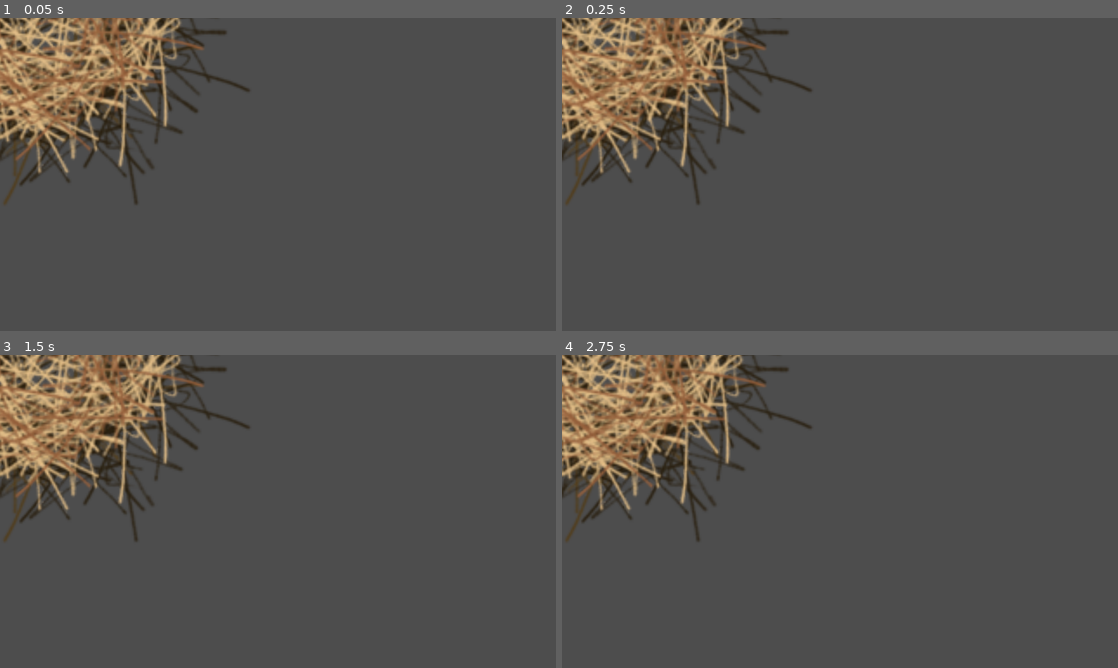
Above: before the commit, frames 1-4 (two rows, left to right).
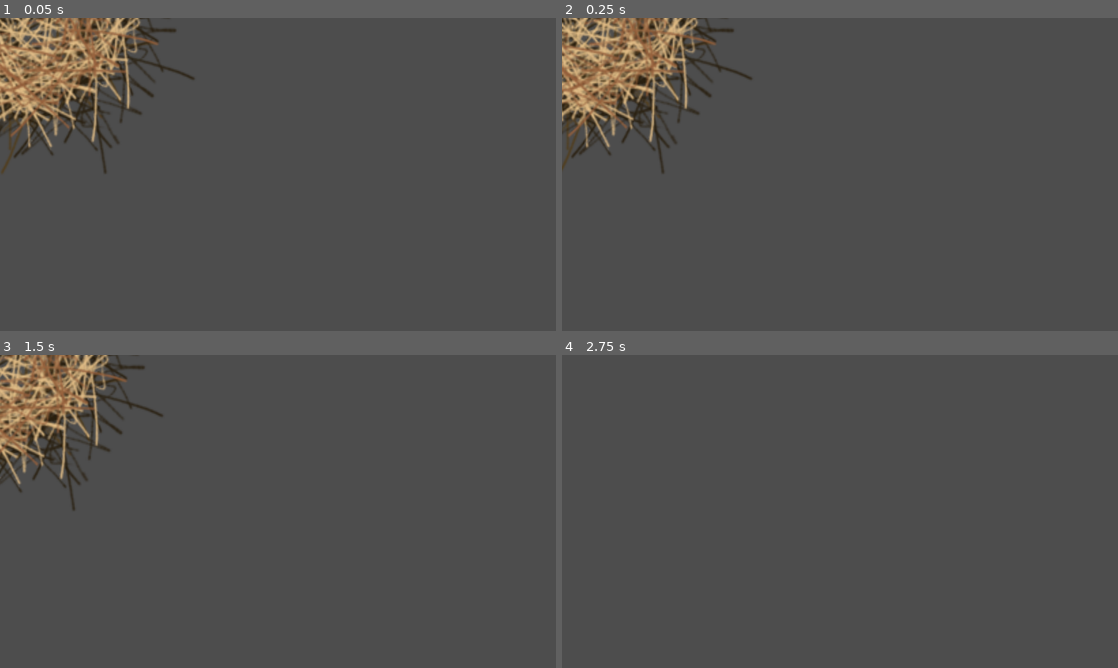
Above: after the commit, the same moments.

Repository: eliasescalante/maremoto
Game: Godot game, scene res://elementosDeNivel/planta.tscn
Two runs of this game, one before a commit and one after it. Both use one fixed random seed, a clock stepped at 60 frames per second and the inputs below. This scene is started directly instead of the project's main scene.
Inputs:
- Up to frame 1 (0.05 s): no input
- Up to frame 2 (0.25 s): no input
- Up to frame 3 (1.5 s): hold Right (ui_right) from 0.53 s (still down); tap Up (ui_up) at 0.77 s
- Up to frame 4 (2.75 s): tap Up (ui_up) at 1.52 s; release Right (ui_right) at 2.03 s; hold Left (ui_left) from 2.03 s (still down)

The runs differ from the first frame. In frame 1, 10% of the frame differs, in the area x 0-45%, y 0-60%; in frame 2, 10%; in frame 3, 11%; in frame 4, 12%.

Commit message:
arreglo a botones - fuentes - agrego planta rodadora escena

Diff:
--- a/credits/credits.tscn
+++ b/credits/credits.tscn
@@ -1,8 +1,11 @@
-[gd_scene load_steps=6 format=3 uid="uid://con2silr7sj0f"]
+[gd_scene load_steps=12 format=3 uid="uid://con2silr7sj0f"]
 
 [ext_resource type="Script" path="res://credits/credits.gd" id="1_wrqmq"]
 [ext_resource type="FontFile" uid="uid://dejnru75y2jx6" path="res://lore_intro/IndieFlower-Regular.ttf" id="2_l1rsi"]
 [ext_resource type="Texture2D" uid="uid://1vmvkwu55vwc" path="res://win-lose/close curtain.png" id="3_3hswl"]
+[ext_resource type="Texture2D" uid="uid://dhwu8yukj3owb" path="res://main/start buttom.png" id="3_o7ey4"]
+[ext_resource type="Texture2D" uid="uid://biditfpugh0x8" path="res://main/credits buttom.png" id="4_nx0gp"]
+[ext_resource type="Texture2D" uid="uid://bypr4bcvb0v6s" path="res://main/cargarpartida buttom.png" id="5_cqanf"]
 
 [sub_resource type="LabelSettings" id="LabelSettings_t5hfv"]
 font = ExtResource("2_l1rsi")
@@ -11,6 +14,27 @@
 [sub_resource type="LabelSettings" id="LabelSettings_61oog"]
 font = ExtResource("2_l1rsi")
 font_size = 54
+
+[sub_resource type="StyleBoxTexture" id="StyleBoxTexture_ag28r"]
+texture = ExtResource("3_o7ey4")
+expand_margin_left = 20.0
+expand_margin_top = 70.0
+expand_margin_right = 20.0
+expand_margin_bottom = 80.0
+
+[sub_resource type="StyleBoxTexture" id="StyleBoxTexture_6x0q5"]
+texture = ExtResource("4_nx0gp")
+expand_margin_left = 20.0
+expand_margin_top = 70.0
+expand_margin_right = 20.0
+expand_margin_bottom = 80.0
+
+[sub_resource type="StyleBoxTexture" id="StyleBoxTexture_7p0q7"]
+texture = ExtResource("5_cqanf")
+expand_margin_left = 20.0
+expand_margin_top = 70.0
+expand_margin_right = 20.0
+expand_margin_bottom = 80.0
 
 [node name="Credits" type="Node2D"]
 script = ExtResource("1_wrqmq")
@@ -44,7 +68,10 @@
 offset_bottom = 678.0
 theme_override_fonts/font = ExtResource("2_l1rsi")
 theme_override_font_sizes/font_size = 43
-text = "Atras"
+theme_override_styles/hover = SubResource("StyleBoxTexture_ag28r")
+theme_override_styles/pressed = SubResource("StyleBoxTexture_6x0q5")
+theme_override_styles/normal = SubResource("StyleBoxTexture_7p0q7")
+text = "Atrás"
 
 [node name="CloseCurtain" type="Sprite2D" parent="."]
 position = Vector2(634, 355)
--- a/elementosDeNivel/planta.gd
+++ b/elementosDeNivel/planta.gd
@@ -0,0 +1,33 @@
+extends CharacterBody2D
+
+# Velocidad de movimiento de la planta
+@export var speed: float = 50.0
+
+# Referencia al AnimatedSprite2D
+@onready var animated_sprite = $AnimatedSprite2D
+
+# Referencia al Area2D para detectar colisiones con el jugador
+@onready var area2d = $Area2D
+
+# Variable para controlar si la planta está activa
+var is_active: bool = true
+
+func _ready():
+	# Conectar la señal de body_entered del Area2D
+	area2d.body_entered.connect(_on_body_entered)
+
+func _physics_process(delta):
+	if is_active:
+		# Mover la planta hacia la izquierda
+		velocity.x = -speed
+		move_and_slide()
+
+		# Si la planta sale de la pantalla, la desactivamos
+		if global_position.x < -100:  # Ajusta este valor según el tamaño de tu nivel
+			queue_free()
+
+func _on_body_entered(body):
+	# Verificar si el cuerpo que colisionó es el jugador
+	if body.name == "Player":  # Asegúrate de que el nombre del jugador sea "Player"
+		# Lanzar la escena de derrota
+		get_tree().change_scene_to_file("res://win-lose/lose.tscn")
--- a/elementosDeNivel/planta.tscn
+++ b/elementosDeNivel/planta.tscn
@@ -71,23 +71,24 @@
 }],
 "loop": true,
 "name": &"default",
-"speed": 5.0
+"speed": 3.0
 }]
 
 [sub_resource type="CircleShape2D" id="CircleShape2D_iw6ht"]
-radius = 108.19
+radius = 90.8312
 
 [sub_resource type="CircleShape2D" id="CircleShape2D_a5uab"]
-radius = 89.9389
+radius = 65.8032
 
 [node name="Planta" type="CharacterBody2D"]
 script = ExtResource("1_ryot1")
 
 [node name="AnimatedSprite2D" type="AnimatedSprite2D" parent="."]
+position = Vector2(-1.38585, 0.851288)
 rotation = -0.00534813
-scale = Vector2(4, 4)
+scale = Vector2(3.14137, 3.32719)
 sprite_frames = SubResource("SpriteFrames_0wd3o")
-frame_progress = 0.908457
+frame_progress = 0.689493
 
 [node name="Area2D" type="Area2D" parent="."]
 
@@ -97,7 +98,7 @@
 shape = SubResource("CircleShape2D_iw6ht")
 
 [node name="CollisionShape2D" type="CollisionShape2D" parent="."]
-position = Vector2(-3, -10)
+position = Vector2(-3, -4)
 rotation = -0.627622
 scale = Vector2(4, 4)
 shape = SubResource("CircleShape2D_a5uab")
--- a/level1/level1.tscn
+++ b/level1/level1.tscn
@@ -455,12 +455,6 @@
 scale_amount_min = 5.0
 scale_amount_max = 5.0
 
-[node name="ColorRect" type="ColorRect" parent="ui"]
-offset_left = -2333.0
-offset_top = 1026.0
-offset_right = -1417.0
-offset_bottom = 1263.0
-
 [node name="StaticBody2D" type="Area2D" parent="."]
 position = Vector2(1128, 2487)
 
--- a/lore_intro/lore_intro.tscn
+++ b/lore_intro/lore_intro.tscn
@@ -8,6 +8,13 @@
 
 [sub_resource type="StyleBoxTexture" id="StyleBoxTexture_bybs8"]
 texture = ExtResource("4_s87mx")
+expand_margin_left = 20.0
+expand_margin_top = 70.0
+expand_margin_right = 20.0
+expand_margin_bottom = 80.0
+
+[sub_resource type="StyleBoxTexture" id="StyleBoxTexture_6tedq"]
+texture = ExtResource("5_ofj2q")
 expand_margin_left = 20.0
 expand_margin_top = 70.0
 expand_margin_right = 20.0
@@ -117,6 +124,7 @@
 theme_override_fonts/font = ExtResource("3_ljttv")
 theme_override_font_sizes/font_size = 35
 theme_override_styles/hover = SubResource("StyleBoxTexture_bybs8")
+theme_override_styles/pressed = SubResource("StyleBoxTexture_6tedq")
 theme_override_styles/normal = SubResource("StyleBoxTexture_p6dpf")
 text = "Saltar"
 
--- a/main/main.tscn
+++ b/main/main.tscn
@@ -8,8 +8,21 @@
 [ext_resource type="Texture2D" uid="uid://bypr4bcvb0v6s" path="res://main/cargarpartida buttom.png" id="5_thn08"]
 [ext_resource type="Texture2D" uid="uid://cmec0d5j6615i" path="res://main/galery buttom.png" id="6_ol6k5"]
 
+[sub_resource type="StyleBoxTexture" id="StyleBoxTexture_wsrqd"]
+texture = ExtResource("3_p5phd")
+
+[sub_resource type="StyleBoxTexture" id="StyleBoxTexture_xchph"]
+texture = ExtResource("3_p5phd")
+
 [sub_resource type="StyleBoxTexture" id="StyleBoxTexture_2tcy7"]
 texture = ExtResource("3_ol3u4")
+expand_margin_left = 20.0
+expand_margin_top = 70.0
+expand_margin_right = 20.0
+expand_margin_bottom = 80.0
+
+[sub_resource type="StyleBoxTexture" id="StyleBoxTexture_2nxxo"]
+texture = ExtResource("3_p5phd")
 expand_margin_left = 20.0
 expand_margin_top = 70.0
 expand_margin_right = 20.0
@@ -22,8 +35,21 @@
 expand_margin_right = 20.0
 expand_margin_bottom = 80.0
 
+[sub_resource type="StyleBoxTexture" id="StyleBoxTexture_7x5kh"]
+texture = ExtResource("3_p5phd")
+
+[sub_resource type="StyleBoxTexture" id="StyleBoxTexture_mtari"]
+texture = ExtResource("3_p5phd")
+
 [sub_resource type="StyleBoxTexture" id="StyleBoxTexture_52b8e"]
 texture = ExtResource("5_thn08")
+expand_margin_left = 20.0
+expand_margin_top = 70.0
+expand_margin_right = 20.0
+expand_margin_bottom = 80.0
+
+[sub_resource type="StyleBoxTexture" id="StyleBoxTexture_ilkib"]
+texture = ExtResource("3_p5phd")
 expand_margin_left = 20.0
 expand_margin_top = 70.0
 expand_margin_right = 20.0
@@ -36,8 +62,18 @@
 expand_margin_right = 20.0
 expand_margin_bottom = 80.0
 
+[sub_resource type="StyleBoxTexture" id="StyleBoxTexture_jko2i"]
+texture = ExtResource("3_p5phd")
+
 [sub_resource type="StyleBoxTexture" id="StyleBoxTexture_va4yv"]
 texture = ExtResource("3_ol3u4")
+expand_margin_left = 20.0
+expand_margin_top = 70.0
+expand_margin_right = 20.0
+expand_margin_bottom = 80.0
+
+[sub_resource type="StyleBoxTexture" id="StyleBoxTexture_gq1y7"]
+texture = ExtResource("3_p5phd")
 expand_margin_left = 20.0
 expand_margin_top = 70.0
 expand_margin_right = 20.0
@@ -66,7 +102,10 @@
 offset_bottom = 296.0
 theme_override_fonts/font = ExtResource("2_jler0")
 theme_override_font_sizes/font_size = 35
+theme_override_styles/hover_pressed_mirrored = SubResource("StyleBoxTexture_wsrqd")
+theme_override_styles/hover_pressed = SubResource("StyleBoxTexture_xchph")
 theme_override_styles/hover = SubResource("StyleBoxTexture_2tcy7")
+theme_override_styles/pressed = SubResource("StyleBoxTexture_2nxxo")
 theme_override_styles/normal = SubResource("StyleBoxTexture_pr1fo")
 text = "JUGAR"
 
@@ -77,7 +116,10 @@
 offset_bottom = 387.0
 theme_override_fonts/font = ExtResource("2_jler0")
 theme_override_font_sizes/font_size = 35
+theme_override_styles/hover_pressed_mirrored = SubResource("StyleBoxTexture_7x5kh")
+theme_override_styles/hover_pressed = SubResource("StyleBoxTexture_mtari")
 theme_override_styles/hover = SubResource("StyleBoxTexture_52b8e")
+theme_override_styles/pressed = SubResource("StyleBoxTexture_ilkib")
 theme_override_styles/normal = SubResource("StyleBoxTexture_f11kp")
 text = "CRÉDITOS"
 
@@ -88,7 +130,9 @@
 offset_bottom = 695.0
 theme_override_fonts/font = ExtResource("2_jler0")
 theme_override_font_sizes/font_size = 35
+theme_override_styles/hover_pressed = SubResource("StyleBoxTexture_jko2i")
 theme_override_styles/hover = SubResource("StyleBoxTexture_va4yv")
+theme_override_styles/pressed = SubResource("StyleBoxTexture_gq1y7")
 theme_override_styles/normal = SubResource("StyleBoxTexture_tsn5l")
 text = "SALIR"
 
--- a/win-lose/lose.tscn
+++ b/win-lose/lose.tscn
@@ -1,11 +1,58 @@
-[gd_scene load_steps=4 format=3 uid="uid://dlcs3snl3ru0u"]
+[gd_scene load_steps=15 format=3 uid="uid://dlcs3snl3ru0u"]
 
 [ext_resource type="Script" path="res://win-lose/lose.gd" id="1_5eet8"]
 [ext_resource type="Texture2D" uid="uid://1vmvkwu55vwc" path="res://win-lose/close curtain.png" id="2_b6hk2"]
+[ext_resource type="Texture2D" uid="uid://dhwu8yukj3owb" path="res://main/start buttom.png" id="3_kgjeb"]
+[ext_resource type="FontFile" uid="uid://dejnru75y2jx6" path="res://lore_intro/IndieFlower-Regular.ttf" id="3_v7hky"]
+[ext_resource type="Texture2D" uid="uid://cmec0d5j6615i" path="res://main/galery buttom.png" id="4_fiv8b"]
+[ext_resource type="Texture2D" uid="uid://biditfpugh0x8" path="res://main/credits buttom.png" id="5_hqhsm"]
+[ext_resource type="Texture2D" uid="uid://bypr4bcvb0v6s" path="res://main/cargarpartida buttom.png" id="6_tqlor"]
 
 [sub_resource type="LabelSettings" id="LabelSettings_j1pnp"]
-font_size = 54
-font_color = Color(0.0142752, 0.0142752, 0.0142752, 1)
+font_size = 90
+font_color = Color(0.242977, 0.124542, 0.221904, 1)
+
+[sub_resource type="StyleBoxTexture" id="StyleBoxTexture_aqnbk"]
+texture = ExtResource("3_kgjeb")
+expand_margin_left = 20.0
+expand_margin_top = 70.0
+expand_margin_right = 20.0
+expand_margin_bottom = 80.0
+
+[sub_resource type="StyleBoxTexture" id="StyleBoxTexture_trwge"]
+texture = ExtResource("3_kgjeb")
+expand_margin_left = 20.0
+expand_margin_top = 70.0
+expand_margin_right = 20.0
+expand_margin_bottom = 80.0
+
+[sub_resource type="StyleBoxTexture" id="StyleBoxTexture_ayxsi"]
+texture = ExtResource("4_fiv8b")
+expand_margin_left = 20.0
+expand_margin_top = 70.0
+expand_margin_right = 20.0
+expand_margin_bottom = 80.0
+
+[sub_resource type="StyleBoxTexture" id="StyleBoxTexture_56xyv"]
+texture = ExtResource("5_hqhsm")
+expand_margin_left = 20.0
+expand_margin_top = 70.0
+expand_margin_right = 20.0
+expand_margin_bottom = 80.0
+
+[sub_resource type="StyleBoxTexture" id="StyleBoxTexture_0h211"]
+texture = ExtResource("5_hqhsm")
+expand_margin_left = 20.0
+expand_margin_top = 70.0
+expand_margin_right = 20.0
+expand_margin_bottom = 80.0
+
+[sub_resource type="StyleBoxTexture" id="StyleBoxTexture_ch8w5"]
+texture = ExtResource("6_tqlor")
+expand_margin_left = 20.0
+expand_margin_top = 70.0
+expand_margin_right = 20.0
+expand_margin_bottom = 80.0
 
 [node name="Lose" type="Node2D"]
 script = ExtResource("1_5eet8")
@@ -18,10 +65,13 @@
 texture = ExtResource("2_b6hk2")
 
 [node name="Label" type="Label" parent="ui"]
-offset_left = 454.0
-offset_top = 299.0
-offset_right = 822.0
+offset_left = 424.0
+offset_top = 233.0
+offset_right = 847.0
 offset_bottom = 392.0
+theme_override_colors/font_color = Color(0.347817, 0.347817, 0.347817, 1)
+theme_override_fonts/font = ExtResource("3_v7hky")
+theme_override_font_sizes/font_size = 90
 text = "GAME OVER"
 label_settings = SubResource("LabelSettings_j1pnp")
 
@@ -30,6 +80,11 @@
 offset_top = 457.0
 offset_right = 750.0
 offset_bottom = 536.0
+theme_override_fonts/font = ExtResource("3_v7hky")
+theme_override_font_sizes/font_size = 40
+theme_override_styles/hover = SubResource("StyleBoxTexture_aqnbk")
+theme_override_styles/pressed = SubResource("StyleBoxTexture_trwge")
+theme_override_styles/normal = SubResource("StyleBoxTexture_ayxsi")
 text = "TRY AGAIN"
 
 [node name="QUIT" type="Button" parent="ui"]
@@ -37,6 +92,11 @@
 offset_top = 555.0
 offset_right = 753.0
 offset_bottom = 630.0
+theme_override_fonts/font = ExtResource("3_v7hky")
+theme_override_font_sizes/font_size = 40
+theme_override_styles/hover = SubResource("StyleBoxTexture_56xyv")
+theme_override_styles/pressed = SubResource("StyleBoxTexture_0h211")
+theme_override_styles/normal = SubResource("StyleBoxTexture_ch8w5")
 text = "QUIT"
 
 [connection signal="pressed" from="ui/TRY" to="." method="_on_try_pressed"]
--- a/win-lose/win.gd
+++ b/win-lose/win.gd
@@ -9,3 +9,10 @@
 # Called every frame. 'delta' is the elapsed time since the previous frame.
 func _process(delta: float) -> void:
 	pass
+
+
+func _on_salir_pressed() -> void:
+	get_tree().quit()
+
+func _on_start_pressed() -> void:
+	get_tree().change_scene_to_file("res://lore_intro/lore_intro.tscn")
--- a/win-lose/win.tscn
+++ b/win-lose/win.tscn
@@ -1,8 +1,88 @@
-[gd_scene load_steps=2 format=3 uid="uid://dyjucxmsu3yvm"]
+[gd_scene load_steps=14 format=3 uid="uid://dyjucxmsu3yvm"]
 
 [ext_resource type="Script" path="res://win-lose/win.gd" id="1_imd4r"]
+[ext_resource type="Texture2D" uid="uid://1vmvkwu55vwc" path="res://win-lose/close curtain.png" id="2_sev1r"]
+[ext_resource type="FontFile" uid="uid://dejnru75y2jx6" path="res://lore_intro/IndieFlower-Regular.ttf" id="3_epq1w"]
+[ext_resource type="Texture2D" uid="uid://dhwu8yukj3owb" path="res://main/start buttom.png" id="4_d451m"]
+[ext_resource type="Texture2D" uid="uid://biditfpugh0x8" path="res://main/credits buttom.png" id="4_itc54"]
+[ext_resource type="Texture2D" uid="uid://bypr4bcvb0v6s" path="res://main/cargarpartida buttom.png" id="4_kpvor"]
+[ext_resource type="Texture2D" uid="uid://cmec0d5j6615i" path="res://main/galery buttom.png" id="5_u40c2"]
+
+[sub_resource type="StyleBoxTexture" id="StyleBoxTexture_p41cp"]
+texture = ExtResource("4_itc54")
+expand_margin_left = 35.0
+expand_margin_top = 70.0
+expand_margin_right = 35.0
+expand_margin_bottom = 80.0
+
+[sub_resource type="StyleBoxTexture" id="StyleBoxTexture_hwebr"]
+texture = ExtResource("4_itc54")
+expand_margin_left = 35.0
+expand_margin_top = 70.0
+expand_margin_right = 35.0
+expand_margin_bottom = 80.0
+
+[sub_resource type="StyleBoxTexture" id="StyleBoxTexture_mw3jh"]
+texture = ExtResource("5_u40c2")
+expand_margin_left = 35.0
+expand_margin_top = 70.0
+expand_margin_right = 35.0
+expand_margin_bottom = 80.0
+
+[sub_resource type="StyleBoxTexture" id="StyleBoxTexture_cj8le"]
+texture = ExtResource("4_d451m")
+expand_margin_left = 20.0
+expand_margin_top = 70.0
+expand_margin_right = 20.0
+expand_margin_bottom = 80.0
+
+[sub_resource type="StyleBoxTexture" id="StyleBoxTexture_x3hnq"]
+texture = ExtResource("4_d451m")
+expand_margin_left = 20.0
+expand_margin_top = 70.0
+expand_margin_right = 20.0
+expand_margin_bottom = 80.0
+
+[sub_resource type="StyleBoxTexture" id="StyleBoxTexture_0hn57"]
+texture = ExtResource("4_kpvor")
+expand_margin_left = 20.0
+expand_margin_top = 70.0
+expand_margin_right = 20.0
+expand_margin_bottom = 80.0
 
 [node name="Win" type="Node2D"]
 script = ExtResource("1_imd4r")
 
+[node name="CloseCurtain" type="Sprite2D" parent="."]
+position = Vector2(705, 480)
+texture = ExtResource("2_sev1r")
+
 [node name="ui" type="Node2D" parent="."]
+
+[node name="start" type="Button" parent="ui"]
+offset_left = 1035.0
+offset_top = 643.0
+offset_right = 1245.0
+offset_bottom = 699.0
+theme_override_fonts/font = ExtResource("3_epq1w")
+theme_override_font_sizes/font_size = 32
+theme_override_styles/hover = SubResource("StyleBoxTexture_p41cp")
+theme_override_styles/pressed = SubResource("StyleBoxTexture_hwebr")
+theme_override_styles/normal = SubResource("StyleBoxTexture_mw3jh")
+text = "Jugar de vuelta"
+
+[node name="salir" type="Button" parent="ui"]
+offset_left = 846.0
+offset_top = 645.0
+offset_right = 984.0
+offset_bottom = 701.0
+theme_override_fonts/font = ExtResource("3_epq1w")
+theme_override_font_sizes/font_size = 32
+theme_override_styles/hover = SubResource("StyleBoxTexture_cj8le")
+theme_override_styles/pressed = SubResource("StyleBoxTexture_x3hnq")
+theme_override_styles/normal = SubResource("StyleBoxTexture_0hn57")
+text = "Salir
+"
+
+[connection signal="pressed" from="ui/start" to="." method="_on_start_pressed"]
+[connection signal="pressed" from="ui/salir" to="." method="_on_salir_pressed"]
Not shown: 1 places in lore_intro/lore_intro.tscn that only renumber resources
Not shown: 1 places in main/main.tscn that only renumber resources
